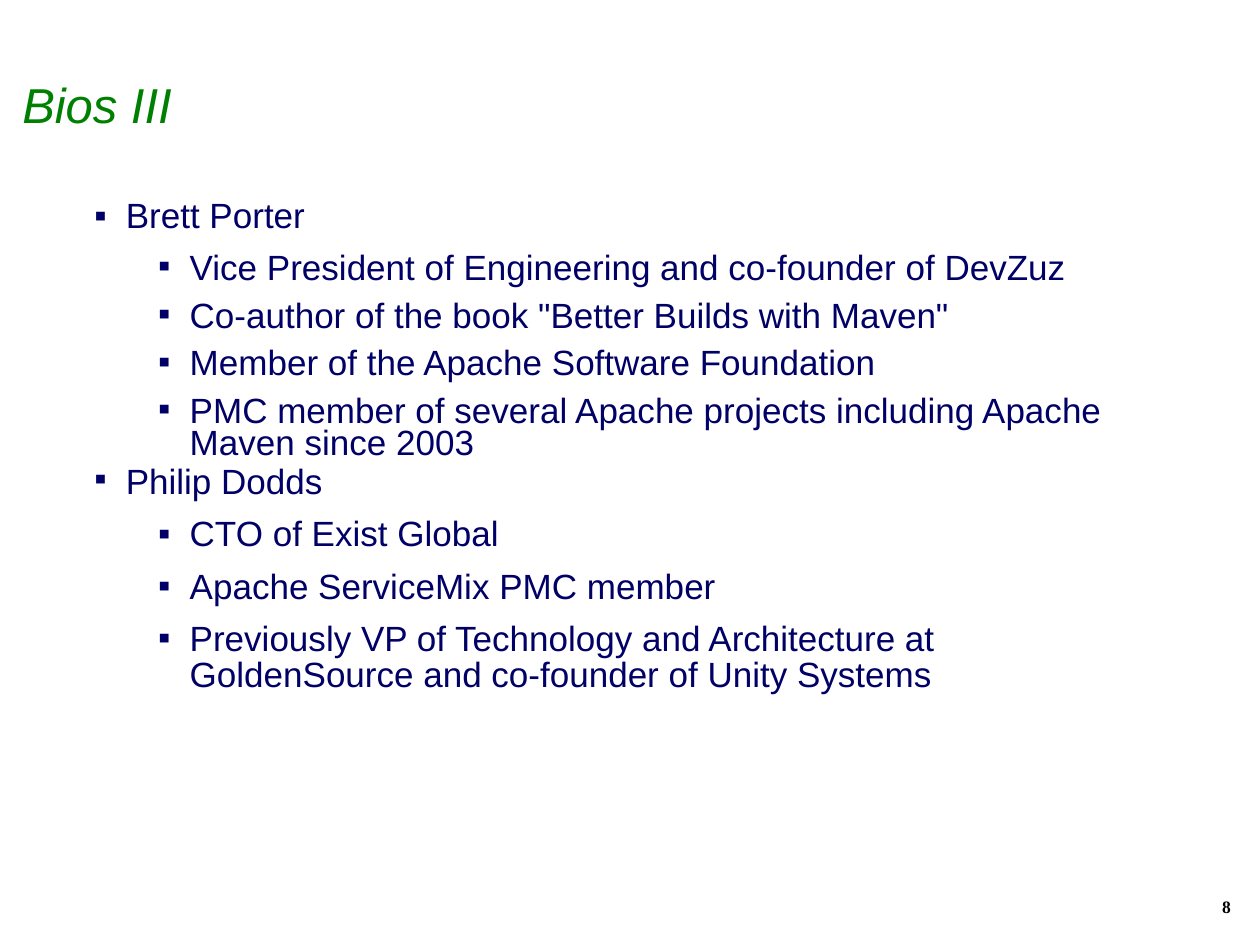
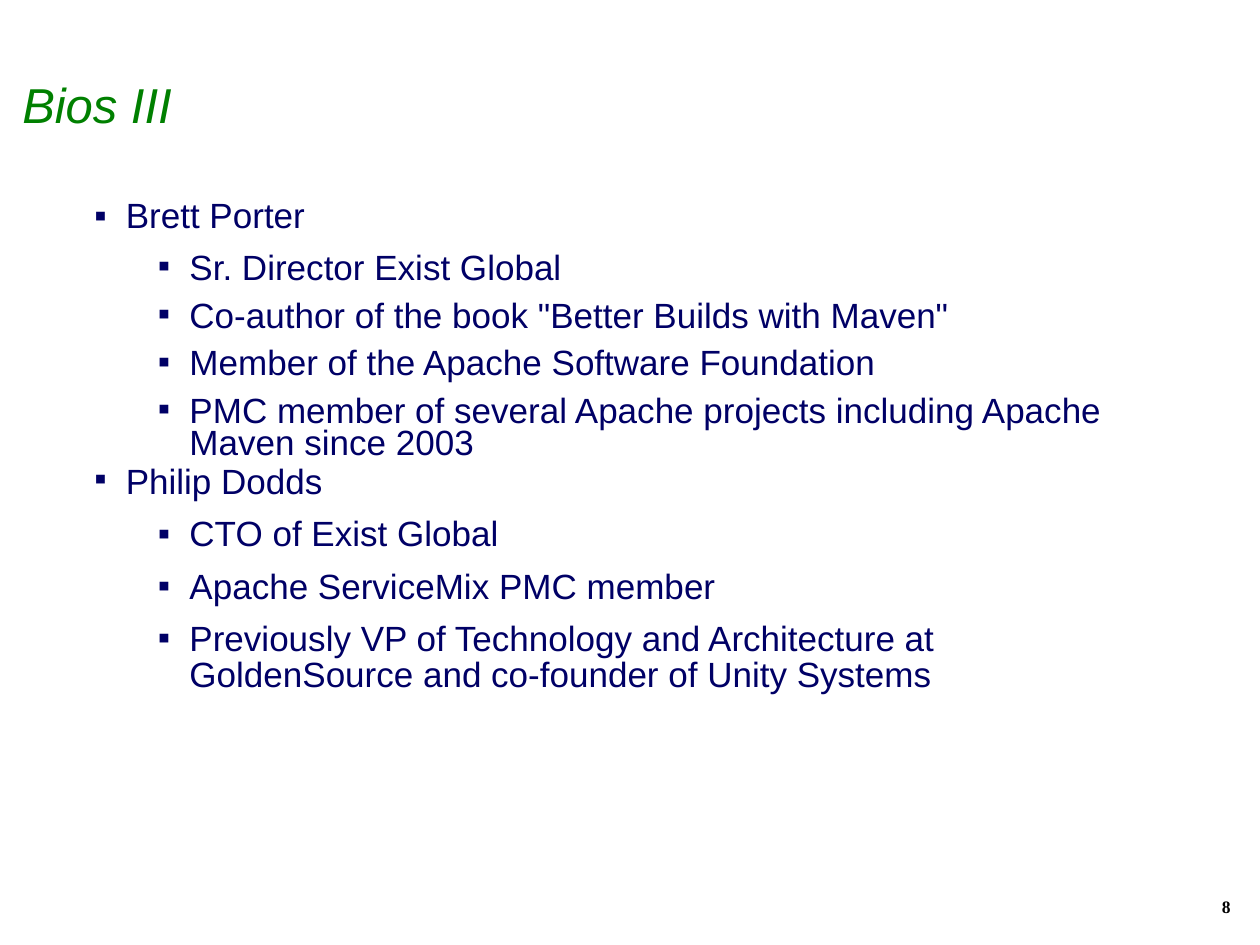
Before and after one commit to isabella232/q4e, a slide deck: slide 8 of docs/EclipseIAMCreationReview.ppt. Drawn at 1260x945 pixels with LibreOffice and Linux fonts; fonts in the diff are those of the drawing; background and template pictures are left out. Boxes give left, top, right and bottom in pixels: in the first picture for what was removed or moved away, otherwise in the second. Text is boxed around its words. In the diff, an @@ line names an element or a change of style, - is before the commit and + after.

```diff
--- a/docs/EclipseIAMCreationReview.ppt
+++ b/docs/EclipseIAMCreationReview.ppt
@@ text at (x1=189, y1=254, x2=561, y2=281): text changed @@
-  ▪ Vice President of Engineering and co-founder of DevZuz
+  ▪ Sr. Director Exist Global
```
Also in this commit, not shown: 5 other slides changed.
